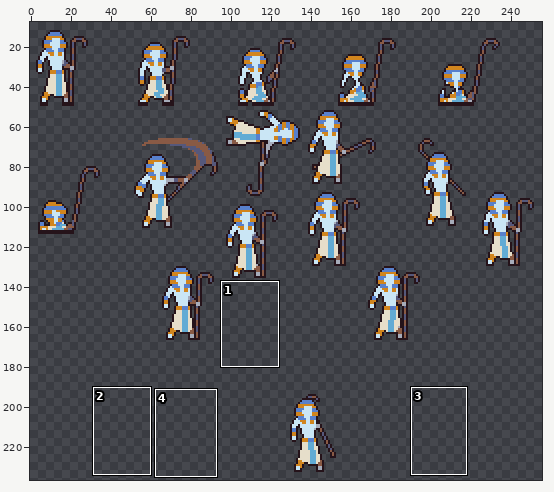
File history of a sprite sheet, images/pharaoh-sheet0.png. Above: a wide view before the commit, with the close-up outlined.
Close-up. First the earlier version:
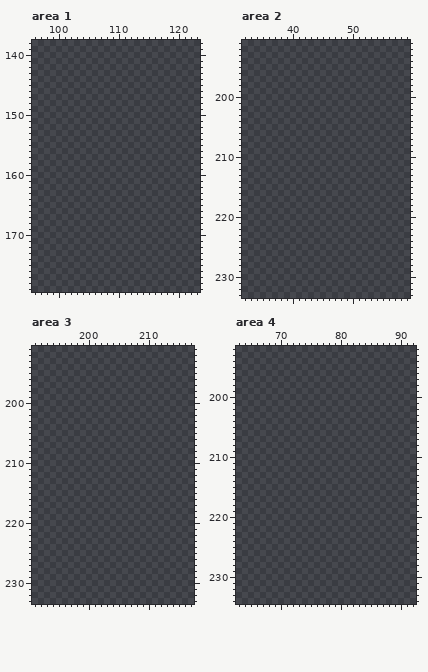
The file is 256x256 pixels. Shown: area 1: x 96..123, y 138..179; area 2: x 32..59, y 191..233; area 3: x 191..217, y 191..233; area 4: x 63..92, y 192..234. The old version is drawn lined up with the new one. The wide view leaves out empty margins. The commit also changed other parts of the picture, which this record leaves out.
After the commit:
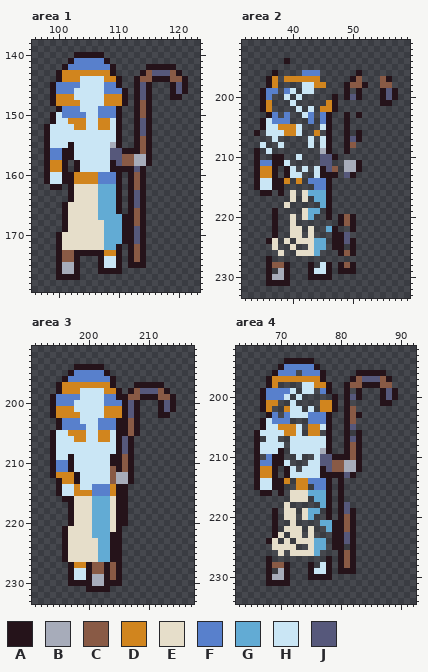
Palette (. is transparent): A #25131a  B #a7acba  C #895a45  D #d1851e  E #e6deca  F #5880cc  G #62abd4  H #cae6f5  J #56587b
Change:
drawings rearranged on the sheet (the old picture shows each at its new place)
Changed rows in their new state; - is an unchanged pixel.
Area 1:
first column x 98:
140 -----AAAAA--------------
141 ----AFFFFFA-------------
142 ---AFFFFFFFA-----AAAAA--
143 --ADDDDDDDDA----ACJJJCA-
144 --ADDDHHHHDDA--ACCAAACCA
145 -AFFFFHHHHFFA--AJA---AJA
146 -AFFFHHHHHFFFA-AJA---AJA
147 -ADDDHHHHHDDDA-AJA---AA-
148 -ADDDDHHHHDDDA-ACA------
149 --AFFFHHHFFFA--ACA------
150 -AHFFFFHHFFFA--ACA------
151 -AHHDDDHHDDHA--AJA------
152 AHHHHDDHHDDHA--AJA------
153 AHHHHHHHHHHHA--AJA------
154 AHHHHHHHHHHHA--ACA------
155 AHHHAHHHHHHBA--ACA------
156 AFFAAHHHHHHJJAAACA------
157 AFFAAHHHHHHJJCCBBA------
158 ADDA-AHHHHHAJCCBBA------
159 ADDA-AHHHHHAAAAJA-------
160 AHHAADDDDFFFA-ACA-------
161 AHHAADDDDFFFA-ACA-------
162 -AA-AEEEEGGGA-ACA-------
163 ----AEEEEGGGA-AJA-------
164 ----AEEEEGGGA-AJA-------
165 ---AEEEEEGGGA-AJA-------
166 ---AEEEEEGGGA-ACA-------
167 ---AEEEEEGGGGAACA-------
168 ---AEEEEEEGGGAACA-------
169 ---AEEEEEEGGGAAJA-------
170 --AEEEEEEEGGGAAJA-------
171 --AEEEEEEEGGGAAJA-------
172 --AEEEEEEEGGA-ACA-------
173 --ACCAAAAADDA-ACA-------
174 --ACCA---AHHA-ACA-------
175 --ABBA---AHHA-AAA-------
176 --ABBA---AAAA-----------
177 --AAAA------------------
Area 2:
first column x 34:
194 -----A------------------
196 ---A----FFF------A------
197 --AD-DDDDDD-----AC---CA-
198 --AD----HHDD---ACCA--CC-
199 -AFF-FH-HH-----A-A---AJA
200 -AF--H-H-----A-AJA---AJA
201 -AD---H-----DA-------AA-
202 -AD----H-H-DDA----------
203 --AF-F--HF-FA--A-A------
204 -AHFFF---F-FA--A--------
205 -AHHDDDH---HA--A--------
206 A-HHHDDH--D-A--A-A------
207 ---H-----H-HA--AJA------
208 -H--H----H-HA--AC-------
209 A-H--------BA--A--------
210 A--AA--H---JJA----------
211 AFFAAH-----JJ--BBA------
212 ADDA-AH-H-HAJC-BBA------
213 ADDA-AHH--HAAA-JA-------
214 AHHAAD-D-FFFA-----------
215 AHHAA-----FFA-----------
216 -AA-A-E-EGGGA-----------
217 ------E-E-GGA-----------
218 -----E-----GA-----------
219 ---A----EGG-A-----------
220 ---A--E-EG--A-ACA-------
221 ---A--E-------ACA-------
222 ---A--EE-E--GA--A-------
223 ---A--EE-E---AAJ--------
224 --AE-E-EEEGG-AAJA-------
225 ---E--E--EGG-AA-A-------
226 ----E--EEEG---ACA-------
227 --A---------------------
228 --ACCA---A-HA-ACA-------
229 --A-BA---AHHA-AAA-------
230 --ABBA---AAAA-----------
231 --AAAA------------------
Area 3:
first column x 194:
194 ----AAAAA------------
195 ---AFFFFFA-----------
196 --AFFFFFFFA----------
197 -ADDDDDDDDA---AAAAA--
198 -ADDDHHHHDDA-ACJJJCA-
199 AFFFFHHHHFFAACCAAACCA
200 AFFFHHHHHFFFAJA---AJA
201 ADDDHHHHHDDDAJA---AJA
202 ADDDDHHHHDDDAJA---AA-
203 -AFFFHHHFFFAACA------
204 -AFFFFHHFFFAACA------
205 AHHDDDHHDDHAACA------
206 AHHHDDHHDDHAJA-------
207 AHHHHHHHHHHAJA-------
208 AHHHHHHHHHHAJA-------
209 AHHAHHHHHHAACA-------
210 AFFAHHHHHHAACA-------
211 AFFAHHHHHHCACA-------
212 ADDDAHHHHHCBBA-------
213 -ADDAHHHHHCBBA-------
214 -AHHDHHFFFDAA--------
215 -AHHDDDFFFDAA--------
216 --AAEEEGGGEAA--------
217 ---AEEEGGGEAA--------
218 ---AEEEGGGEAA--------
219 ---AEEEGGGEAA--------
220 ---AEEEGGGEAA--------
221 --AEEEEGGGEA---------
222 --AEEEEGGGAA---------
223 --AEEEEEGGAA---------
224 --AEEEEEGGAA---------
225 --AEEEEEGGAA---------
226 --AEEEEEGGAA---------
227 ---ADDACCACA---------
228 ---AHHACCACA---------
229 ---AHHABBACA---------
230 ---AAAABBAAA---------
231 ------AAAA-----------
Area 4:
first column x 66:
194 -----AAAAA--------------
195 ----AFFFFFA-------------
196 ---AFFF-FFFA-----AAAAA--
197 --ADDDDDDDDA----ACJJJCA-
198 --AD----HHDDA--ACCAAACC-
199 -AFFFFH-HH-FA--A-A---AJA
200 -AFFFH-H-----A-AJA---AJA
201 -ADD--H----DDA-A-----AA-
202 -AD--DHH-H-DDA-AC-------
203 --AF-FHHHFFFA--ACA------
204 -AHFFF---FFFA--AC-------
205 -AHHDDDH-DDHA--AJ-------
206 AHHHHDDH-DD-A--A-A------
207 A-HH--HHHHHHA--AJA------
208 AHHHH-HHHHHHA--ACA------
209 AHHHA-HHHHHBA--ACA------
210 A-FAA--H--HJJAAACA------
211 AFFAAH---HHJJCCBBA------
212 ADDA-AH-HHHAJCCBBA------
213 ADDA-AHHHHHAAAAJA-------
214 AHHAAD-DDFFFA-A---------
215 AHHAA--DD-FFA-A---------
216 -AA-A-EEEGGGA-A---------
217 ------EEE-GGA-A---------
218 -----E-----GA-AJ--------
219 ---A-EE-EGG-A-AJA-------
220 ---A-EE-EG--A-ACA-------
221 ---A--E----GGAACA-------
222 ---A-EEE-E--GAACA-------
223 ---AE-EE-E---AAJA-------
224 --AE-E-EEEGG-AAJA-------
225 ---EEEE--EGG-AA-A-------
226 ----E-EEEEG---ACA-------
227 --A---------A-ACA-------
228 --ACCA---A-HA-ACA-------
229 --A-BA---AHHA-AAA-------
230 --ABBA---AAAA-----------
231 --AAAA------------------
